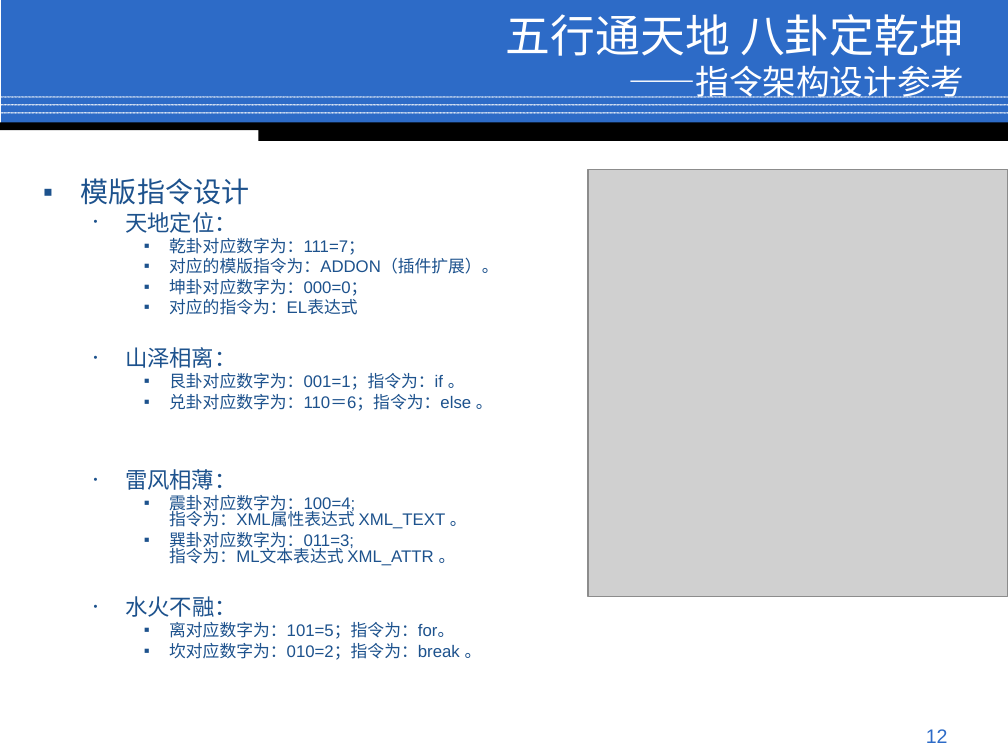
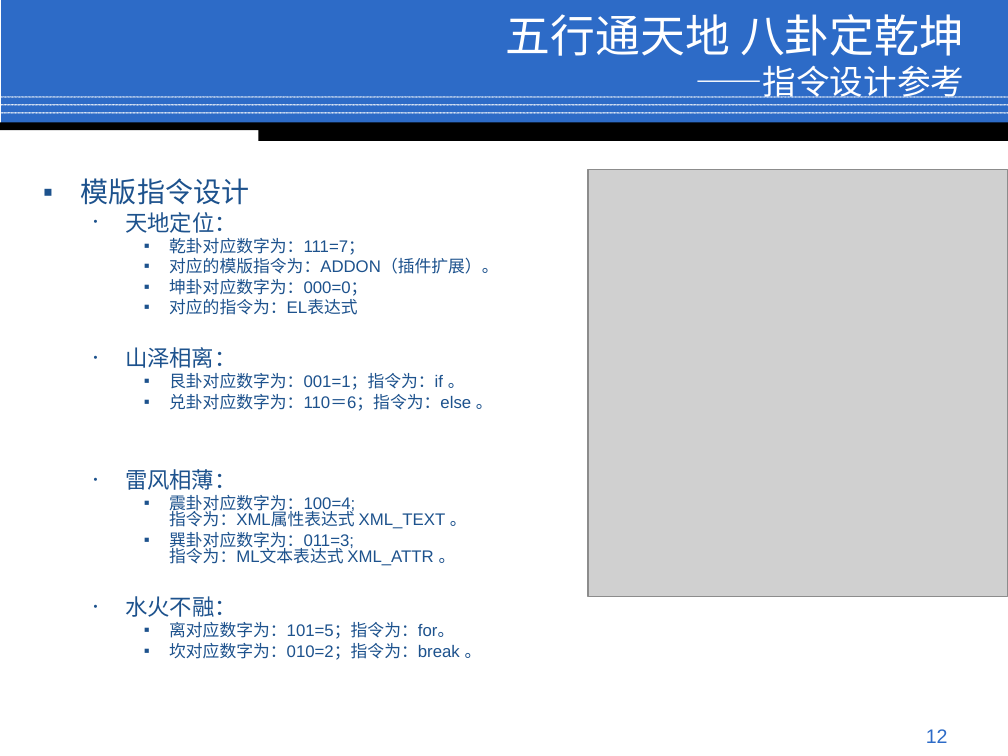
Before and after one commit to conzi/lite, a slide deck: slide 12 of Lite/web/doc/Preview.ppt. Drawn at 1008x756 pixels with LibreOffice and Linux fonts; fonts in the diff are those of the drawing; grey boxes stand for pictures; background and template pictures are left out. Boxes give left, top, right and bottom in pixels: in the first picture for what was removed or moved away, otherwise in the second. Text is boxed around its words. In the diff, an @@ line names an element or a change of style, - is before the commit and + after.

```diff
--- a/Lite/web/doc/Preview.ppt
+++ b/Lite/web/doc/Preview.ppt
@@ title at [506,14,965,98]: text changed @@
-五行通天地 八卦定乾坤
-——指令架构设计参考
+五行通天地 八卦定乾坤
+——指令设计参考
```
Also in this commit, not shown: 8 other slides changed.
